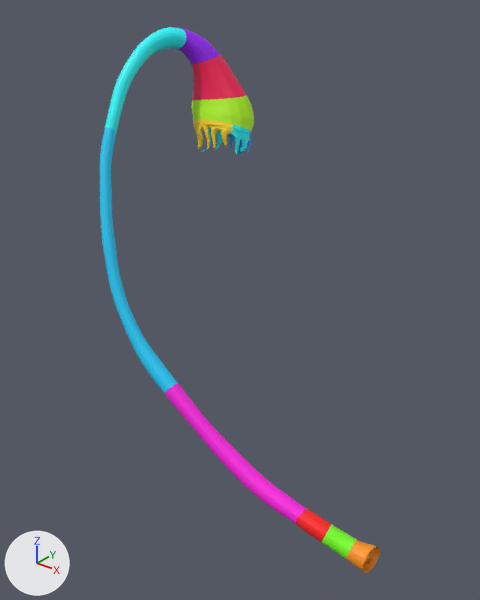
Renders of the glTF model output-data/millitome/fallopian-tube-female-right-upenn/v1.0/fallopian-tube-female-right-upenn.glb from each side of a commit.
Rendered twice from a 50 mm lens placed at (0.0517, -0.0589, 0.05), pointed at (0.0148, -0.0127, 0.0214). The axes (+X, +Y, +Z) are drawn at lower left. The lights are the same throughout. The picture after the commit comes second. Where no turn or scale is listed for an object, it has been applied to the vertices.

Objects in the first picture: '1', '11', '12', '2', '3', '4', '5', '6', '7', '8', '9' and 1 more.
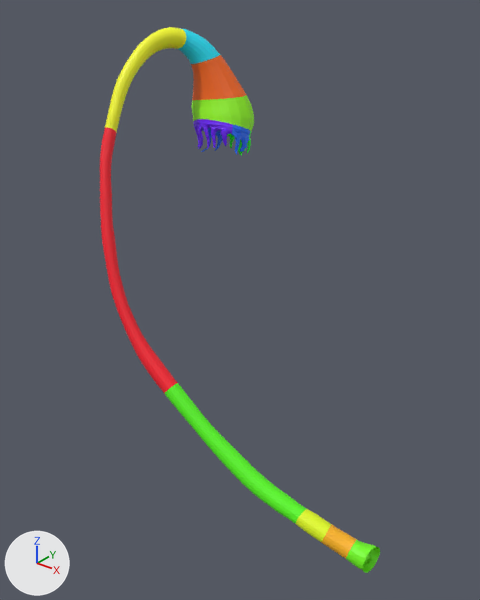
The change, as a list of edits to the scene's bpy script:
```text
Change me_4:
    where me_4.from_pydata(...)  # 1646 vertices, 3127 faces; spans x 0.011..0.0268, y -0.0204..-0.0172, z 0.0035..0.0139
    me_4 part 1: 3127 faces centred in x 0.011..0.0268, y -0.0204..-0.0172, z 0.0035..0.0138 are repainted in the vertex colours; the middle colour goes from pink #fe1ce3 to green #5afe1c
Change me_5:
    where me_5.from_pydata(...)  # 2633 vertices, 5100 faces; spans x -0.0002..0.0121, y -0.0206..-0.0146, z 0.0125..0.0368
    me_5 part 2: 5100 faces centred in x -0.0002..0.0121, y -0.0206..-0.0146, z 0.0125..0.0368 are repainted in the vertex colours; the middle colour goes from cyan #1ccffe to red #fe1c2e
Change me_6:
    where me_6.from_pydata(...)  # 1452 vertices, 2737 faces; spans x -0.00061..0.00283, y -0.01558..-0.00614, z 0.03603..0.04547
    me_6 part 3: 2737 faces centred in x -0.0006..0.00282, y -0.01552..-0.00619, z 0.03612..0.04545 are repainted in the vertex colours; the middle colour goes from cyan #1cfcfe to yellow #fafe1c
Change me_11:
    where me_11.from_pydata(...)  # 917 vertices, 1261 faces; spans x 0.00138..0.00827, y -0.00509..-0.0009, z 0.03237..0.03633
    me_11 part 4: 1261 faces centred in x 0.00139..0.00825, y -0.00508..-0.00091, z 0.03239..0.03629 are repainted in the vertex colours; the middle colour goes from cyan #1cfafe to blue #1c6efe
Change me_12:
    where me_12.from_pydata(...)  # 896 vertices, 1462 faces; spans x 0.00134..0.00763, y -0.00598..-0.0032, z 0.03315..0.03665
    me_12 part 5: 1462 faces centred in x 0.00136..0.00754, y -0.00598..-0.00325, z 0.03316..0.03662 are repainted in the vertex colours; the middle colour goes from yellow #fed81c to purple #6e1cfe
Change me_7:
    where me_7.from_pydata(...)  # 518 vertices, 864 faces; spans x 0.00049..0.00478, y -0.0066..-0.00236, z 0.04181..0.04534
    me_7 part 6: 864 faces centred in x 0.00054..0.00474, y -0.00658..-0.00243, z 0.04186..0.04534 are repainted in the vertex colours; the middle colour goes from purple #9c1cfe to cyan #1ce7fe
Change me_8:
    where me_8.from_pydata(...)  # 570 vertices, 970 faces; spans x 0.00098..0.00723, y -0.00541..-0.0003, z 0.03792..0.04278
    me_8 part 7: 970 faces centred in x 0.00099..0.00713, y -0.00538..-0.00033, z 0.03796..0.04272 are repainted in the vertex colours; the middle colour goes from pink #fe1c58 to orange #fe6c1c
Change me_1:
    where me_1.from_pydata(...)  # 340 vertices, 560 faces; spans x 0.0313..0.03357, y -0.01837..-0.01548, z 0.00105..0.00381
    me_1 part 8: 560 faces centred in x 0.03134..0.03353, y -0.01836..-0.01552, z 0.00107..0.0038 are repainted in the vertex colours; the middle colour goes from orange #fe971c to green #75fe1c
Change me_2:
    where me_2.from_pydata(...)  # 420 vertices, 680 faces; spans x 0.02873..0.03184, y -0.01872..-0.01625, z 0.00176..0.00443
    me_2 part 9: 680 faces centred in x 0.02885..0.03176, y -0.0187..-0.01627, z 0.00179..0.0044 are repainted in the vertex colours; the middle colour goes from green #77fe1c to orange #feb61c
Change me_3:
    where me_3.from_pydata(...)  # 409 vertices, 656 faces; spans x 0.02629..0.02942, y -0.01903..-0.0168, z 0.00262..0.00515
    me_3 part 10: 656 faces centred in x 0.02641..0.02941, y -0.01902..-0.0168, z 0.00263..0.00514 are repainted in the vertex colours; the middle colour goes from red #fe1c1c to yellow #e5fe1c
```

Where the change shows, as pixel boxes (x1, y1, x2, y2) in the pictures (480 x 600 px):
part 1 of me_4, recoloured (pink to green)
    both: (165, 383, 307, 524)
part 2 of me_5, recoloured (cyan to red)
    both: (100, 127, 178, 394)
part 3 of me_6, recoloured (cyan to yellow)
    both: (105, 27, 186, 132)
part 4 of me_11, recoloured (cyan to blue)
    both: (201, 124, 250, 154)
part 5 of me_12, recoloured (yellow to purple)
    both: (193, 119, 233, 149)
part 6 of me_7, recoloured (purple to cyan)
    both: (178, 28, 220, 64)
part 7 of me_8, recoloured (pink to orange)
    both: (191, 55, 246, 100)
part 8 of me_1, recoloured (orange to green)
    both: (346, 540, 380, 573)
part 9 of me_2, recoloured (green to orange)
    both: (321, 524, 357, 559)
part 10 of me_3, recoloured (red to yellow)
    both: (296, 509, 331, 542)
